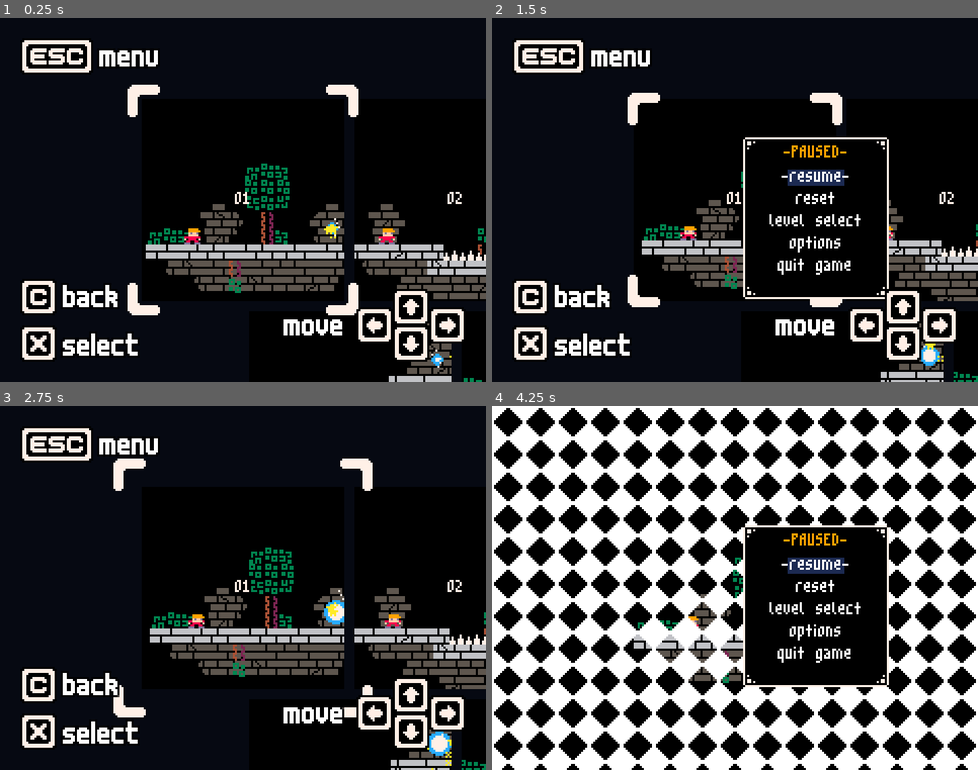
Above: before the commit, frames 1-4 (two rows, left to right).
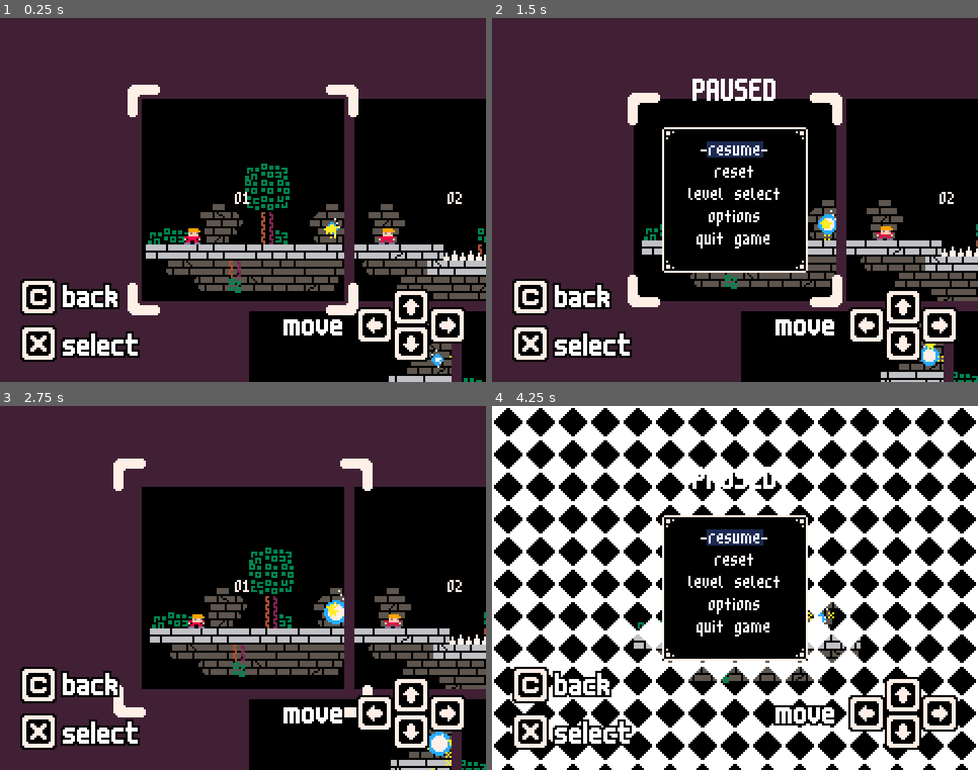
Above: after the commit, the same moments.

Repository: HarmonyHoney/tiny_crate
Game: Godot game, scene res://src/menu/select.tscn
Two runs of this game, one before a commit and one after it. Both use one fixed random seed, a clock stepped at 60 frames per second and the inputs below.
Inputs (mouse positions are in pixels of both pictures, inside the frame that each line leads up to):
- Up to frame 1 (0.25 s): no input
- Up to frame 2 (1.5 s): tap Enter at 0.5 s; move the mouse to (841, 181) at 0.52 s; hold Right (right) 0.53-1.25 s; hold X (jump) 0.53-1.25 s; tap C (action) at 0.6 s; click (841, 181) at 0.67 s; tap R (reset) at 1.25 s; drag from (637, 218) to (710, 272) at 1.27 s
- Up to frame 3 (2.75 s): tap R (reset) at 2 s; move the mouse to (291, 507) at 2.02 s; hold Left (left) from 2.03 s (still down); hold X (jump) from 2.03 s (still down); tap C (action) at 2.1 s
- Up to frame 4 (4.25 s): release Left (left) at 2.75 s; release X (jump) at 2.75 s; drag from (710, 660) to (589, 533) at 2.77 s; move the mouse to (880, 642) at 3.52 s; hold Right (right) from 3.53 s (still down); hold X (jump) from 3.53 s (still down); tap Escape (pause) at 4.15 s

The runs differ from the first frame. In frame 1, 48% of the frame differs, in the area x 0-100%, y 0-100%; in frame 2, 55%; in frame 3, 48%; in frame 4, 16%.

Commit message:
beepboop

Diff:
--- a/assets/font/m6x11.tres
+++ b/assets/font/m6x11.tres
@@ -3,7 +3,5 @@
 [ext_resource path="res://assets/font/m6x11.ttf" type="DynamicFontData" id=1]
 
 [resource]
-outline_size = 1
-outline_color = Color( 0, 0, 0, 1 )
 extra_spacing_bottom = -1
 font_data = ExtResource( 1 )
--- a/src/autoload/HUD.gd
+++ b/src/autoload/HUD.gd
@@ -5,11 +5,14 @@
 var control : Control
 var wipe : Node2D
 
+var buttons : Node2D
+
 func _ready():
 	node_timer = $Control/Timer/Label
 	node_death = $Control/Death
 	control = $Control
 	wipe = $Wipe
+	buttons = $Buttons
 
 func _process(delta):
 	pass
--- a/src/autoload/HUD.tscn
+++ b/src/autoload/HUD.tscn
@@ -1,10 +1,12 @@
-[gd_scene load_steps=6 format=2]
+[gd_scene load_steps=8 format=2]
 
 [ext_resource path="res://assets/font/m3x6.tres" type="DynamicFont" id=1]
 [ext_resource path="res://assets/image/timer.png" type="Texture" id=2]
 [ext_resource path="res://src/autoload/HUD.gd" type="Script" id=3]
 [ext_resource path="res://assets/image/hud2.png" type="Texture" id=4]
 [ext_resource path="res://src/fx/Wipe.tscn" type="PackedScene" id=5]
+[ext_resource path="res://src/menu/Buttons/bSelect.tscn" type="PackedScene" id=6]
+[ext_resource path="res://src/menu/Buttons/bGame.tscn" type="PackedScene" id=7]
 
 [node name="HUD" type="CanvasLayer"]
 pause_mode = 2
@@ -58,3 +60,8 @@
 centered = false
 
 [node name="Wipe" parent="." instance=ExtResource( 5 )]
+
+[node name="Buttons" parent="." instance=ExtResource( 6 )]
+
+[node name="Buttons2" parent="." instance=ExtResource( 7 )]
+visible = false
--- a/src/autoload/Pause.gd
+++ b/src/autoload/Pause.gd
@@ -72,7 +72,7 @@
 	for i in menu_items.size():
 		if cursor == i:
 			menu_list.text += "-" + menu_items[i] + "-" + "\n"
-			node_cursor.position.y = 20 + i * 11
+			node_cursor.position.y = 11 + i * 11
 			node_cursor.scale.x = menu_items[i].length() * 0.6
 		else:
 			menu_list.text += menu_items[i] + "\n"
--- a/src/autoload/Pause.tscn
+++ b/src/autoload/Pause.tscn
@@ -1,28 +1,34 @@
-[gd_scene load_steps=5 format=2]
+[gd_scene load_steps=7 format=2]
 
 [ext_resource path="res://assets/font/m3x6.tres" type="DynamicFont" id=1]
 [ext_resource path="res://assets/image/9slice.png" type="Texture" id=2]
 [ext_resource path="res://src/autoload/Pause.gd" type="Script" id=3]
 [ext_resource path="res://assets/image/8pixel.png" type="Texture" id=4]
+[ext_resource path="res://assets/font/m6x11.ttf" type="DynamicFontData" id=5]
+
+[sub_resource type="DynamicFont" id=1]
+extra_spacing_bottom = -1
+font_data = ExtResource( 5 )
 
 [node name="Pause" type="CanvasLayer"]
 pause_mode = 2
 script = ExtResource( 3 )
+__meta__ = {
+"_edit_horizontal_guides_": [ -19.0 ]
+}
 
 [node name="Menu" type="Control" parent="."]
-margin_left = 159.764
-margin_top = 95.0
-margin_right = 223.764
-margin_bottom = 159.0
+margin_left = 84.0
+margin_top = 54.0
+margin_right = 156.0
+margin_bottom = 126.0
 __meta__ = {
 "_edit_use_anchors_": false
 }
 
 [node name="Paused" type="NinePatchRect" parent="Menu"]
-margin_left = -36.0
-margin_top = -36.0
-margin_right = 36.0
-margin_bottom = 44.0
+margin_right = 72.0
+margin_bottom = 72.0
 rect_min_size = Vector2( 24, 24 )
 texture = ExtResource( 2 )
 patch_margin_left = 8
@@ -41,28 +47,27 @@
 scale = Vector2( 10, 1 )
 texture = ExtResource( 4 )
 
-[node name="Header" type="Label" parent="Menu/Paused"]
-margin_top = 4.0
+[node name="List" type="Label" parent="Menu/Paused"]
+margin_top = 8.0
 margin_right = 72.0
-margin_bottom = 23.0
-custom_fonts/font = ExtResource( 1 )
-custom_colors/font_color = Color( 1, 0.639216, 0, 1 )
-text = "-PAUSED-"
-align = 1
-__meta__ = {
-"_edit_use_anchors_": false
-}
-
-[node name="List" type="Label" parent="Menu/Paused"]
-margin_top = 16.0
-margin_right = 72.0
-margin_bottom = 72.0
+margin_bottom = 64.0
 custom_fonts/font = ExtResource( 1 )
 text = "resume
 reset
 options
 level select
 quit game"
+align = 1
+__meta__ = {
+"_edit_use_anchors_": false
+}
+
+[node name="Header" type="Label" parent="Menu/Paused"]
+margin_top = -24.0
+margin_right = 72.0
+margin_bottom = -9.0
+custom_fonts/font = SubResource( 1 )
+text = "PAUSED"
 align = 1
 __meta__ = {
 "_edit_use_anchors_": false
--- /dev/null
+++ b/src/menu/Buttons/bGame.tscn
@@ -0,0 +1,11 @@
+[gd_scene load_steps=2 format=2]
+
+[ext_resource path="res://src/menu/Buttons/bSelect.tscn" type="PackedScene" id=1]
+
+[node name="Buttons" instance=ExtResource( 1 )]
+
+[node name="c_label" parent="." index="1"]
+text = "grab"
+
+[node name="x_label" parent="." index="3"]
+text = "jump"
--- /dev/null
+++ b/src/menu/Buttons/bSelect.tscn
@@ -0,0 +1,134 @@
+[gd_scene load_steps=3 format=2]
+
+[ext_resource path="res://assets/image/btn.png" type="Texture" id=1]
+[ext_resource path="res://assets/font/m6x11.tres" type="DynamicFont" id=2]
+
+[node name="Buttons" type="Node2D"]
+
+[node name="c" type="Sprite" parent="."]
+position = Vector2( 19, 138 )
+texture = ExtResource( 1 )
+hframes = 6
+vframes = 4
+region_rect = Rect2( 0, 0, 18, 18 )
+
+[node name="c_label" type="Label" parent="."]
+margin_left = 31.0
+margin_top = 132.0
+margin_right = 59.0
+margin_bottom = 145.0
+custom_fonts/font = ExtResource( 2 )
+custom_colors/font_color_shadow = Color( 0, 0, 0, 1 )
+custom_constants/shadow_as_outline = 1
+text = "back"
+__meta__ = {
+"_edit_use_anchors_": false
+}
+
+[node name="x" type="Sprite" parent="."]
+position = Vector2( 19, 161 )
+texture = ExtResource( 1 )
+hframes = 6
+vframes = 4
+frame = 1
+region_rect = Rect2( 0, 0, 18, 18 )
+
+[node name="x_label" type="Label" parent="."]
+margin_left = 31.0
+margin_top = 156.0
+margin_right = 69.0
+margin_bottom = 169.0
+custom_fonts/font = ExtResource( 2 )
+custom_colors/font_color_shadow = Color( 0, 0, 0, 1 )
+custom_constants/shadow_as_outline = 1
+text = "select"
+__meta__ = {
+"_edit_use_anchors_": false
+}
+
+[node name="esc" type="Sprite" parent="."]
+visible = false
+position = Vector2( 28, 19 )
+texture = ExtResource( 1 )
+hframes = 3
+vframes = 4
+frame = 6
+region_rect = Rect2( 0, 0, 18, 18 )
+
+[node name="esc_label" type="Label" parent="."]
+visible = false
+margin_left = 49.0
+margin_top = 13.0
+margin_right = 79.0
+margin_bottom = 26.0
+custom_fonts/font = ExtResource( 2 )
+custom_colors/font_color_shadow = Color( 0, 0, 0, 1 )
+custom_constants/shadow_as_outline = 1
+text = "menu"
+__meta__ = {
+"_edit_use_anchors_": false
+}
+
+[node name="Arrows" type="Node2D" parent="."]
+position = Vector2( 203, 152 )
+
+[node name="up" type="Sprite" parent="Arrows"]
+position = Vector2( 0, -9 )
+texture = ExtResource( 1 )
+hframes = 6
+vframes = 4
+frame = 6
+region_rect = Rect2( 0, 0, 18, 18 )
+
+[node name="down" type="Sprite" parent="Arrows"]
+position = Vector2( 0, 9 )
+texture = ExtResource( 1 )
+hframes = 6
+vframes = 4
+frame = 7
+region_rect = Rect2( 0, 0, 18, 18 )
+
+[node name="left" type="Sprite" parent="Arrows"]
+position = Vector2( -18, 0 )
+texture = ExtResource( 1 )
+hframes = 6
+vframes = 4
+frame = 8
+region_rect = Rect2( 0, 0, 18, 18 )
+
+[node name="right" type="Sprite" parent="Arrows"]
+position = Vector2( 18, 0 )
+texture = ExtResource( 1 )
+hframes = 6
+vframes = 4
+frame = 9
+region_rect = Rect2( 0, 0, 18, 18 )
+
+[node name="arrows_label" type="Label" parent="."]
+margin_left = 140.0
+margin_top = 146.0
+margin_right = 170.0
+margin_bottom = 159.0
+custom_fonts/font = ExtResource( 2 )
+custom_colors/font_color_shadow = Color( 0, 0, 0, 1 )
+custom_constants/shadow_as_outline = 1
+text = "move"
+__meta__ = {
+"_edit_use_anchors_": false
+}
+
+[node name="ent" type="Sprite" parent="."]
+position = Vector2( -52, 18 )
+texture = ExtResource( 1 )
+hframes = 3
+vframes = 4
+frame = 7
+region_rect = Rect2( 0, 0, 18, 18 )
+
+[node name="return" type="Sprite" parent="."]
+position = Vector2( -56, 43 )
+texture = ExtResource( 1 )
+hframes = 3
+vframes = 4
+frame = 10
+region_rect = Rect2( 0, 0, 18, 18 )
--- a/src/menu/select.tscn
+++ b/src/menu/select.tscn
@@ -43,6 +43,7 @@
 		var sy = i / columns
 		var sx = i % columns
 		new.rect_position += Vector2(sx + (sy % 2) * 0.5, sy) * screen_dist
+		#new.rect_position += Vector2(i, 0) * screen_dist
 		new.get_node(\"Label\").text = maps[i]
 		screens.add_child(new)
 		view_scene(new.get_node(\"ViewportContainer/Viewport\"), map_path + maps[i])
@@ -264,21 +265,35 @@
 [node name="ColorRect" type="ColorRect" parent="BG/Background"]
 margin_right = 240.0
 margin_bottom = 180.0
-color = Color( 0.027451, 0.0392157, 0.0745098, 1 )
+color = Color( 0.258824, 0.129412, 0.211765, 1 )
 __meta__ = {
 "_edit_use_anchors_": false
 }
 
 [node name="HUD" type="CanvasLayer" parent="."]
 
-[node name="c" type="Sprite" parent="HUD"]
+[node name="Buttons" type="Node2D" parent="HUD"]
+visible = false
+
+[node name="c" type="Sprite" parent="HUD/Buttons"]
 position = Vector2( 19, 138 )
 texture = ExtResource( 3 )
 hframes = 6
 vframes = 4
 region_rect = Rect2( 0, 0, 18, 18 )
 
-[node name="x" type="Sprite" parent="HUD"]
+[node name="c_label" type="Label" parent="HUD/Buttons"]
+margin_left = 31.0
+margin_top = 132.0
+margin_right = 59.0
+margin_bottom = 145.0
+custom_fonts/font = ExtResource( 4 )
+text = "back"
+__meta__ = {
+"_edit_use_anchors_": false
+}
+
+[node name="x" type="Sprite" parent="HUD/Buttons"]
 position = Vector2( 19, 161 )
 texture = ExtResource( 3 )
 hframes = 6
@@ -286,7 +301,18 @@
 frame = 1
 region_rect = Rect2( 0, 0, 18, 18 )
 
-[node name="esc" type="Sprite" parent="HUD"]
+[node name="x_label" type="Label" parent="HUD/Buttons"]
+margin_left = 31.0
+margin_top = 156.0
+margin_right = 69.0
+margin_bottom = 169.0
+custom_fonts/font = ExtResource( 4 )
+text = "select"
+__meta__ = {
+"_edit_use_anchors_": false
+}
+
+[node name="esc" type="Sprite" parent="HUD/Buttons"]
 position = Vector2( 28, 19 )
 texture = ExtResource( 3 )
 hframes = 3
@@ -294,42 +320,37 @@
 frame = 6
 region_rect = Rect2( 0, 0, 18, 18 )
 
-[node name="ent" type="Sprite" parent="HUD"]
-position = Vector2( -52, 18 )
-texture = ExtResource( 3 )
-hframes = 3
+[node name="esc_label" type="Label" parent="HUD/Buttons"]
+margin_left = 49.0
+margin_top = 13.0
+margin_right = 79.0
+margin_bottom = 26.0
+custom_fonts/font = ExtResource( 4 )
+text = "menu"
+__meta__ = {
+"_edit_use_anchors_": false
+}
+
+[node name="Arrows" type="Node2D" parent="HUD/Buttons"]
+position = Vector2( 203, 152 )
+
+[node name="up" type="Sprite" parent="HUD/Buttons/Arrows"]
+position = Vector2( 0, -9 )
+texture = ExtResource( 3 )
+hframes = 6
+vframes = 4
+frame = 6
+region_rect = Rect2( 0, 0, 18, 18 )
+
+[node name="down" type="Sprite" parent="HUD/Buttons/Arrows"]
+position = Vector2( 0, 9 )
+texture = ExtResource( 3 )
+hframes = 6
 vframes = 4
 frame = 7
 region_rect = Rect2( 0, 0, 18, 18 )
 
-[node name="return" type="Sprite" parent="HUD"]
-position = Vector2( -56, 43 )
-texture = ExtResource( 3 )
-hframes = 3
-vframes = 4
-frame = 10
-region_rect = Rect2( 0, 0, 18, 18 )
-
-[node name="Arrows" type="Node2D" parent="HUD"]
-position = Vector2( 203, 152 )
-
-[node name="up" type="Sprite" parent="HUD/Arrows"]
-position = Vector2( 0, -9 )
-texture = ExtResource( 3 )
-hframes = 6
-vframes = 4
-frame = 6
-region_rect = Rect2( 0, 0, 18, 18 )
-
-[node name="down" type="Sprite" parent="HUD/Arrows"]
-position = Vector2( 0, 9 )
-texture = ExtResource( 3 )
-hframes = 6
-vframes = 4
-frame = 7
-region_rect = Rect2( 0, 0, 18, 18 )
-
-[node name="left" type="Sprite" parent="HUD/Arrows"]
+[node name="left" type="Sprite" parent="HUD/Buttons/Arrows"]
 position = Vector2( -18, 0 )
 texture = ExtResource( 3 )
 hframes = 6
@@ -337,7 +358,7 @@
 frame = 8
 region_rect = Rect2( 0, 0, 18, 18 )
 
-[node name="right" type="Sprite" parent="HUD/Arrows"]
+[node name="right" type="Sprite" parent="HUD/Buttons/Arrows"]
 position = Vector2( 18, 0 )
 texture = ExtResource( 3 )
 hframes = 6
@@ -345,7 +366,7 @@
 frame = 9
 region_rect = Rect2( 0, 0, 18, 18 )
 
-[node name="Label" type="Label" parent="HUD"]
+[node name="arrows_label" type="Label" parent="HUD/Buttons"]
 margin_left = 140.0
 margin_top = 146.0
 margin_right = 170.0
@@ -357,35 +378,18 @@
 "_edit_use_anchors_": false
 }
 
-[node name="Label2" type="Label" parent="HUD"]
-margin_left = 31.0
-margin_top = 156.0
-margin_right = 61.0
-margin_bottom = 169.0
-custom_fonts/font = ExtResource( 4 )
-text = "select"
-__meta__ = {
-"_edit_use_anchors_": false
-}
-
-[node name="Label3" type="Label" parent="HUD"]
-margin_left = 31.0
-margin_top = 132.0
-margin_right = 69.0
-margin_bottom = 145.0
-custom_fonts/font = ExtResource( 4 )
-text = "back"
-__meta__ = {
-"_edit_use_anchors_": false
-}
-
-[node name="Label4" type="Label" parent="HUD"]
-margin_left = 49.0
-margin_top = 13.0
-margin_right = 87.0
-margin_bottom = 26.0
-custom_fonts/font = ExtResource( 4 )
-text = "menu"
-__meta__ = {
-"_edit_use_anchors_": false
-}
+[node name="ent" type="Sprite" parent="HUD/Buttons"]
+position = Vector2( -52, 18 )
+texture = ExtResource( 3 )
+hframes = 3
+vframes = 4
+frame = 7
+region_rect = Rect2( 0, 0, 18, 18 )
+
+[node name="return" type="Sprite" parent="HUD/Buttons"]
+position = Vector2( -56, 43 )
+texture = ExtResource( 3 )
+hframes = 3
+vframes = 4
+frame = 10
+region_rect = Rect2( 0, 0, 18, 18 )
